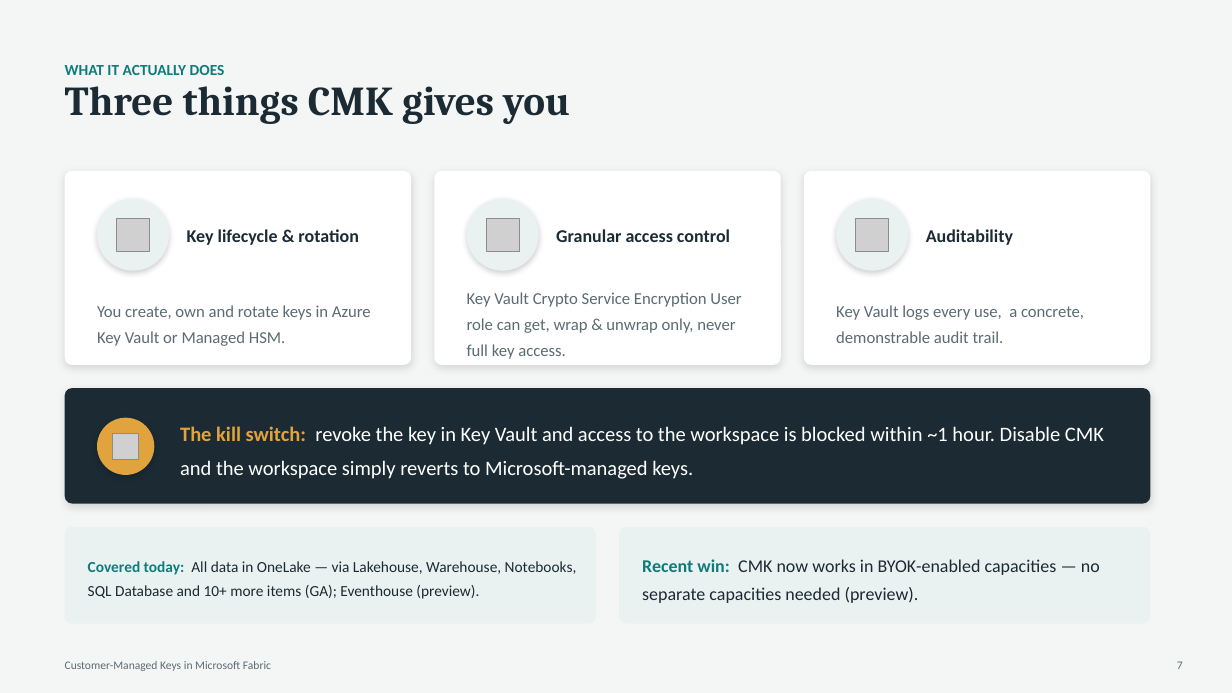
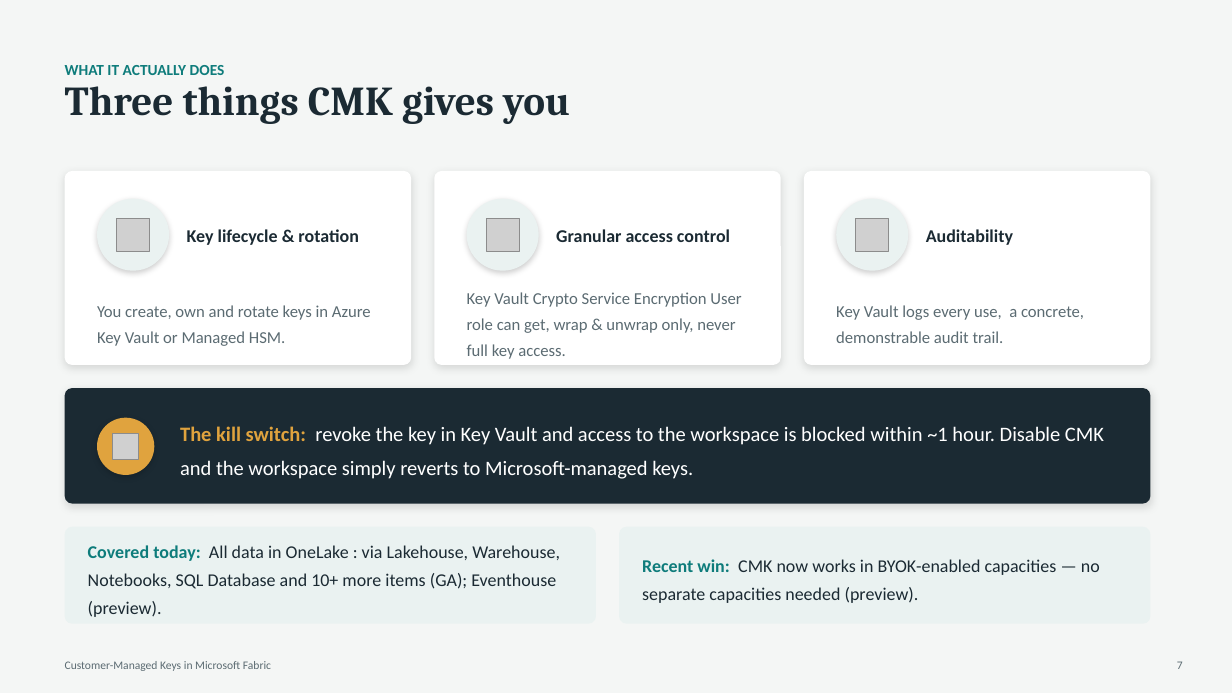
Before and after one commit to KarianneKies/speaker_sessions, a slide deck: slide 8 of 02_CMK_Microsoft_Fabric/CMK_Fabric-4.pptx (slide 7 before the commit). Drawn at 1232x693 pixels with LibreOffice and Linux fonts; fonts in the diff are those of the drawing; grey boxes stand for pictures. Boxes give left, top, right and bottom in pixels: in the first picture for what was removed or moved away, otherwise in the second. Text is boxed around its words. In the diff, an @@ line names an element or a change of style, - is before the commit and + after.

```diff
--- a/02_CMK_Microsoft_Fabric/CMK_Fabric-4.pptx
+++ b/02_CMK_Microsoft_Fabric/CMK_Fabric-4.pptx
@@ text at (88,545,560,617): text changed; size 12 to 14 pt @@
-Covered today: All data in OneLake — via Lakehouse, Warehouse, Notebooks, SQL Database and 10+ more items (GA); Eventhouse (preview).
+Covered today: All data in OneLake : via Lakehouse, Warehouse, Notebooks, SQL Database and 10+ more items (GA); Eventhouse (preview).
```
Also in this commit, not shown: 4 other slides changed, 1 slide added.
